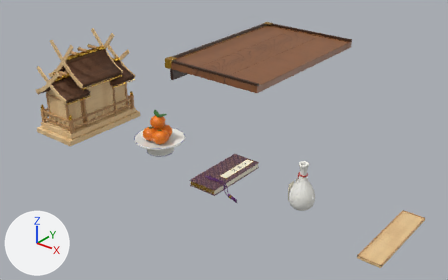
The glTF model public/models/kamidana.glb as it was, and as the next commit left it.
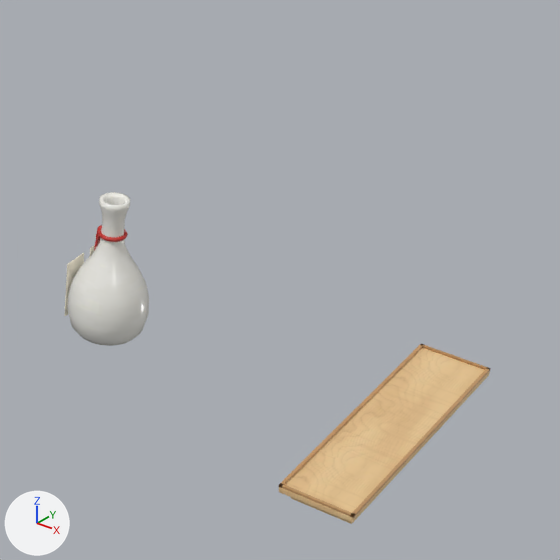
Each version is shown whole from a camera (50 mm lens) standing at (1.837, -1.428, 1.02) and looking at (0.347, 0.434, -0.135), then close up on the part from 60% to 100% of the width and 35% to 100% of the height. Every picture has the same lights, and +X, +Y and +Z are marked at lower left. The last two pictures show the newer version. Where no turn or scale is listed for an object, it has been applied to the vertices. Vertices at exactly the same position are counted once.

Names of what the first close-up shows: 'KamiCupStandEdgeX-1', 'KamiCupStandEdgeX1', 'KamiCupStandTop', 'KamiFlaskBody' and 6 more.
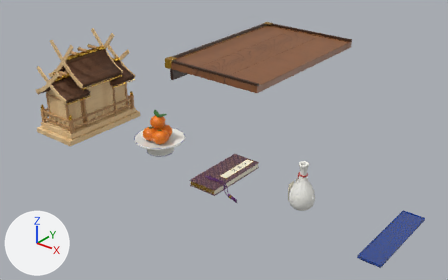
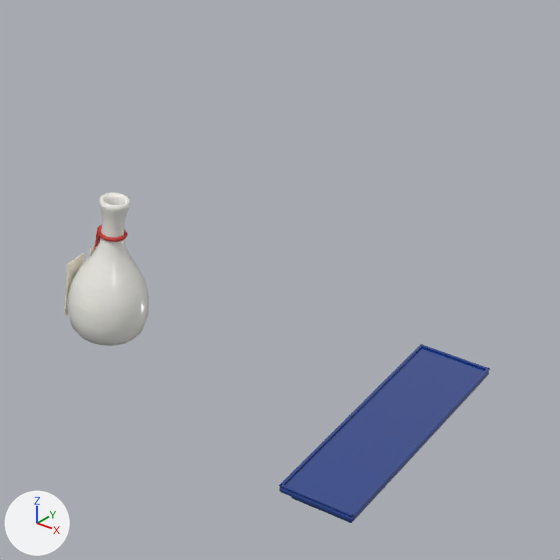
Changed parts and their boxes (x1, y1, x2, y2) in the close-ups (560 x 560 px):
```json
{"object": "KamiCupStandTop", "change": "recoloured", "before": [279, 348, 489, 522], "after": [279, 348, 489, 522], "on screen": "beige to blue"}
{"object": "KamiCupStandEdgeX-1", "change": "reshaped, recoloured", "before": [279, 344, 423, 487], "after": [280, 344, 422, 487]}
{"part": 1, "of": "me_cube_202", "change": "cut back", "before": [350, 368, 490, 518], "after": [351, 369, 489, 517]}
```

Scene script edits in JSON lines:
```json
{"op": "add", "block": "mat_kamiruri", "code": ["mat_kamiruri = principled_material('KamiRuri')", "mat_kamiruri.base_color = (0.00605, 0.0423, 0.262)  # blue #123a8c", "mat_kamiruri.roughness = 0.05", "mat_kamiruri.coat_weight = 1.0", "mat_kamiruri.coat_roughness = 0.05"]}
{"block": "me_cube_202", "where": "# used by ob_kamicupstandedgex1; location = (1.333, 0.0, 0.019)"}
{"op": "remove", "block": "me_cube_202", "code": "me_cube_202.from_pydata(...)  # 8 vertices, 12 faces; spans x -0.002..0.002, y -0.145..0.145, z -0.001..0.001"}
{"op": "remove", "block": "me_cube_202", "code": "me_cube_202.materials.append(mat_kamiwooddark)  # picture img_hinokidark"}
{"op": "add", "block": "me_cube_202", "code": "me_cube_202.from_pydata(...)  # 56 vertices, 108 faces; spans x -0.002..0.002, y -0.145..0.145, z -0.001..0.001"}
{"block": "me_cube_202", "change": "me_cube_202 part 1: 8 vertices removed from x -0.002..0.002, y -0.145..0.145, z -0.001..0.001; 56 vertices added at x -0.002..0.002, y -0.145..0.145, z -0.001..0.001"}
{"op": "add", "block": "me_cube_202", "code": "me_cube_202.materials.append(mat_kamiruri)  # blue #123a8c"}
{"block": "me_cube_201", "where": "# used by ob_kamicupstandedgex_1; location = (1.266, 0.0, 0.019)"}
{"op": "remove", "block": "me_cube_201", "code": "me_cube_201.from_pydata(...)  # 8 vertices, 12 faces; spans x -0.002..0.002, y -0.145..0.145, z -0.001..0.001"}
{"op": "remove", "block": "me_cube_201", "code": "me_cube_201.materials.append(mat_kamiwooddark)  # picture img_hinokidark"}
{"op": "add", "block": "me_cube_201", "code": "me_cube_201.from_pydata(...)  # 56 vertices, 108 faces; spans x -0.002..0.002, y -0.145..0.145, z -0.001..0.001"}
{"block": "me_cube_201", "change": "me_cube_201 part 2: 8 vertices removed from x -0.002..0.002, y -0.145..0.145, z -0.001..0.001; 56 vertices added at x -0.002..0.002, y -0.145..0.145, z -0.001..0.001"}
{"op": "add", "block": "me_cube_201", "code": "me_cube_201.materials.append(mat_kamiruri)  # blue #123a8c"}
{"block": "me_cube_198", "where": "me_cube_198.from_pydata(...)  # 56 vertices, 108 faces; spans x -0.035..0.035, y -0.145..0.145, z -0.003..0.003"}
{"op": "remove", "block": "me_cube_198", "code": "me_cube_198.materials.append(mat_kamiwood2)  # picture img_hinoki2"}
{"op": "add", "block": "me_cube_198", "code": "me_cube_198.materials.append(mat_kamiruri)  # blue #123a8c"}
```
